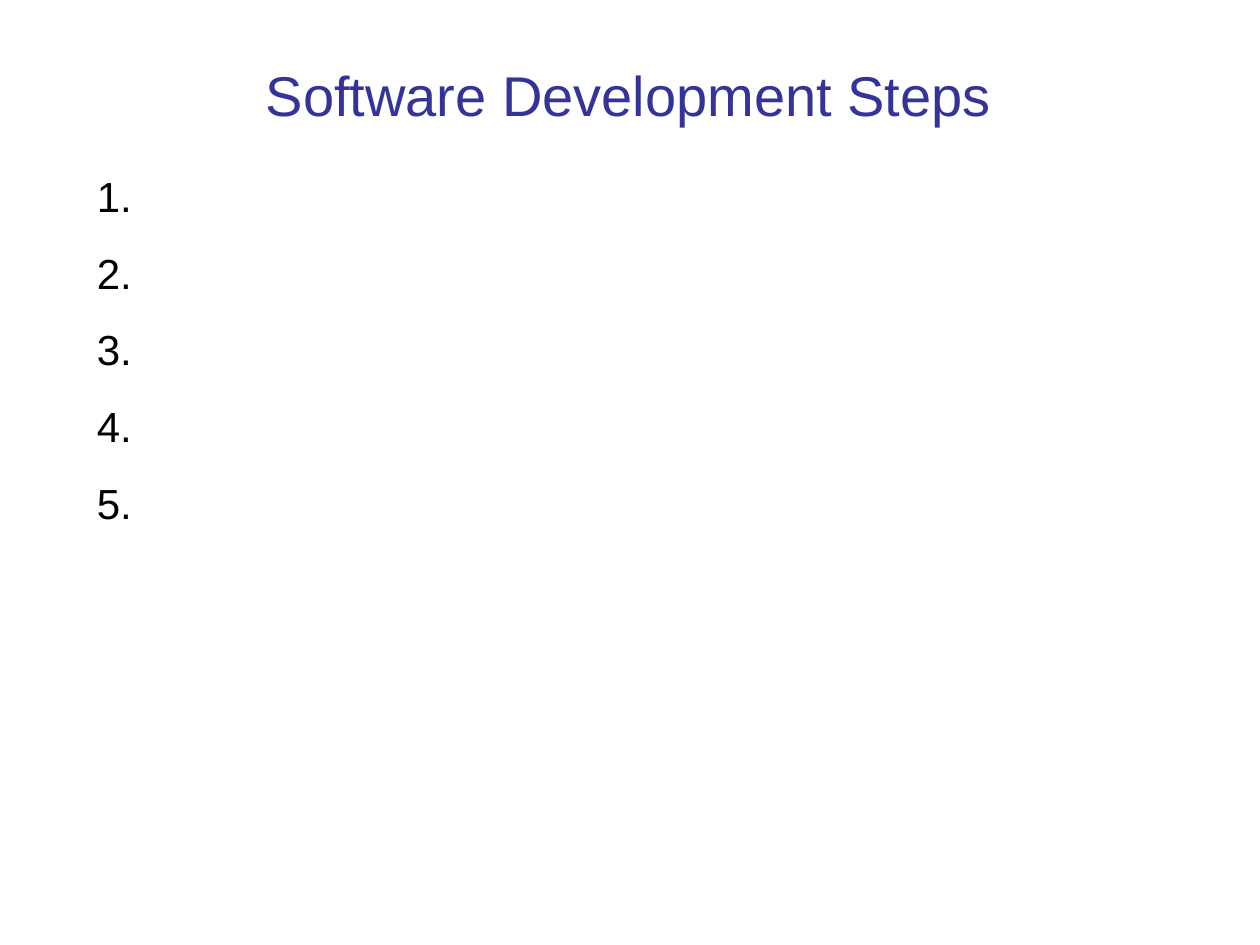
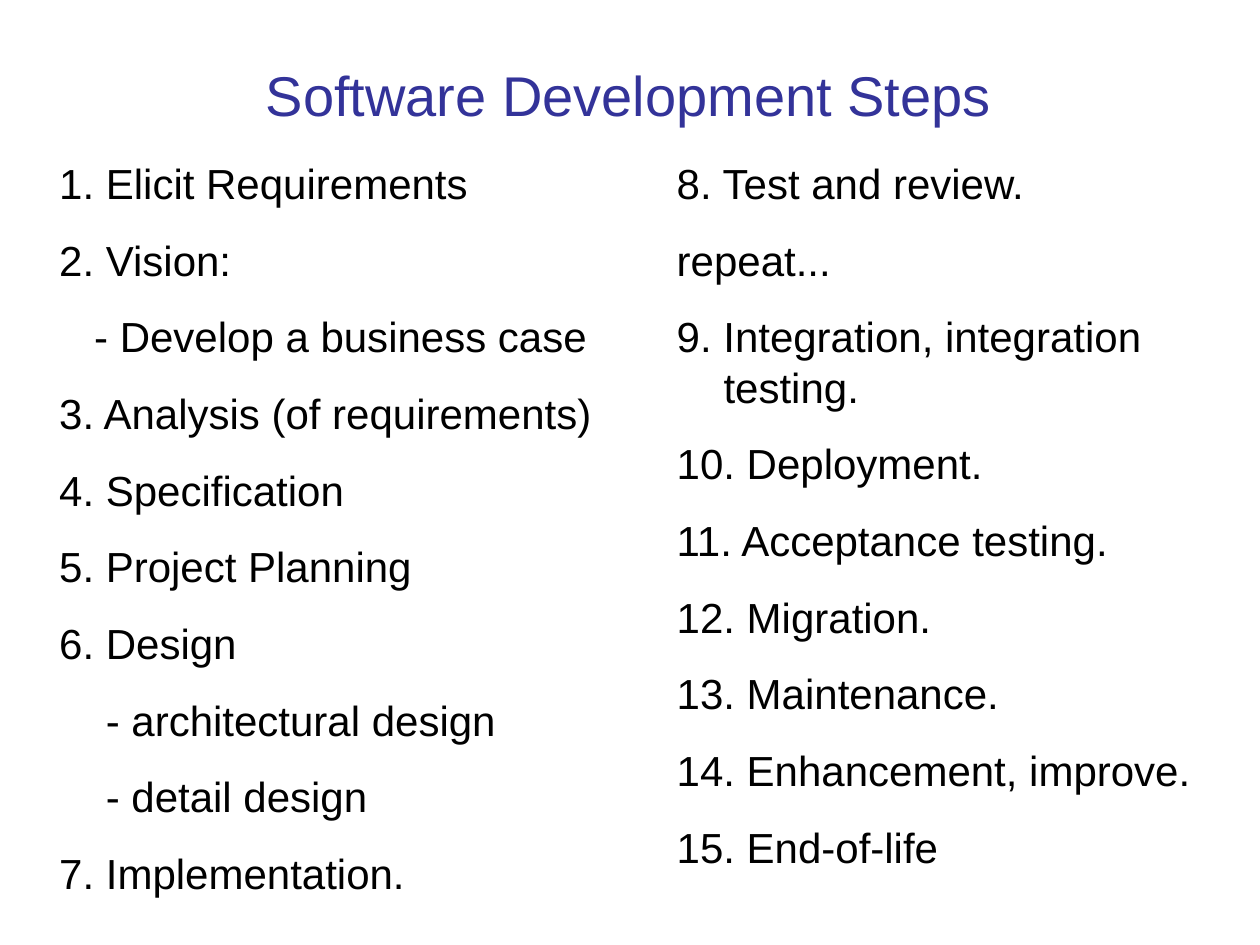
Before and after one commit to cpske/ISP, a slide deck: slide 4 of intro/Introduction-software-process.ppt. Drawn at 1260x945 pixels with LibreOffice and Linux fonts; fonts in the diff are those of the drawing. Boxes give left, top, right and bottom in pixels: in the first picture for what was removed or moved away, otherwise in the second. Text is boxed around its words. In the diff, an @@ line names an element or a change of style, - is before the commit and + after.

```diff
--- a/intro/Introduction-software-process.ppt
+++ b/intro/Introduction-software-process.ppt
@@ text at [59,168,591,897]: text changed @@
-1.
-2.
-3.
-4.
-5.
+1. Elicit Requirements
+2. Vision:
+- Develop a business case
+3. Analysis (of requirements)
+4. Specification
+5. Project Planning
+6. Design
+- architectural design
+- detail design
+7. Implementation.
@@ text added at [677,168,1190,864], 24 pt, text #000000 @@
+8. Test and review.
+repeat...
+9. Integration, integration testing.
+10. Deployment.
+11. Acceptance testing.
+12. Migration.
+13. Maintenance.
+14. Enhancement, improve.
+15. End-of-life
```
Also in this commit, not shown: 3 other slides changed, 2 other files.
